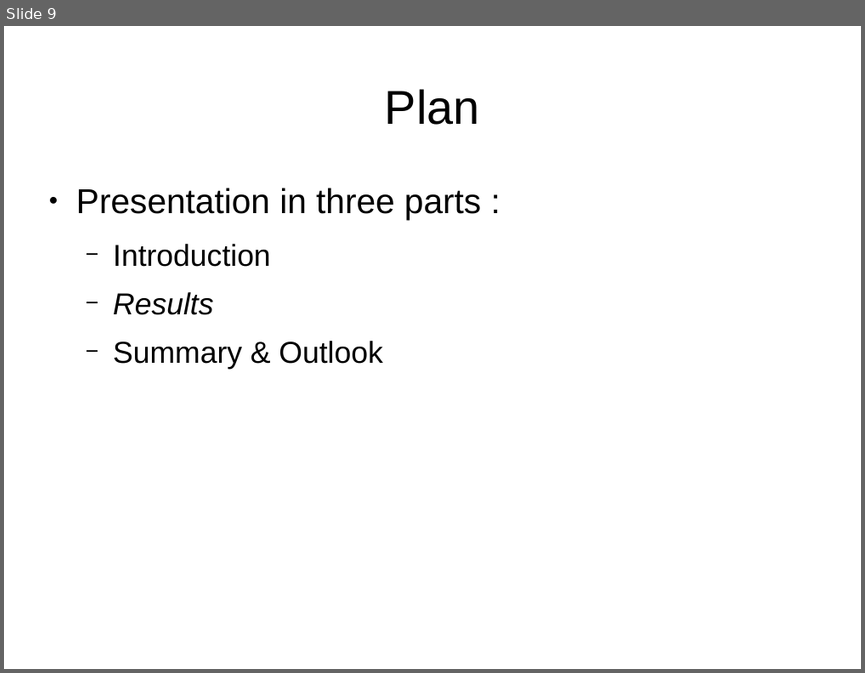
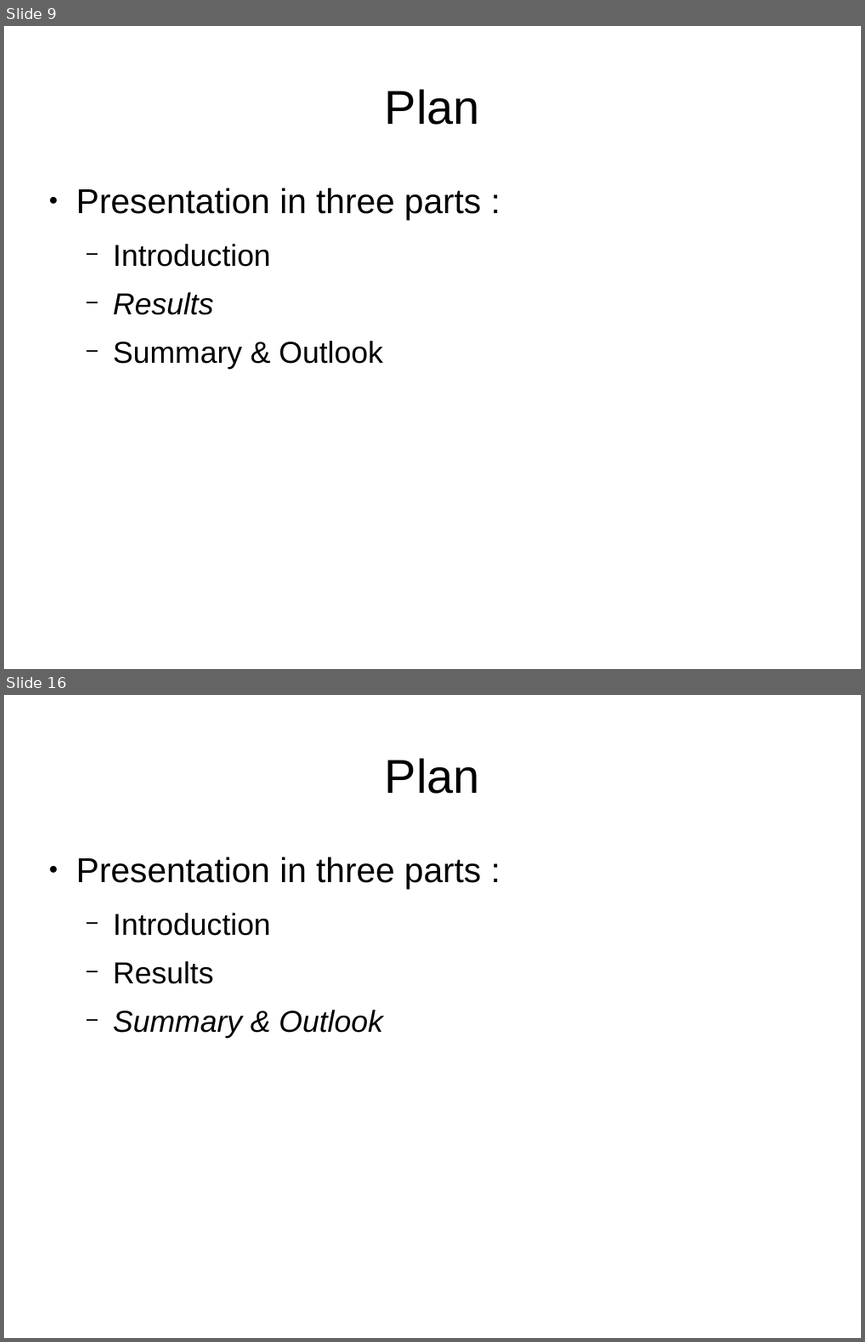
Before and after one commit to MaelleC/auditory-things, a slide deck: presentation/pres1.odp. Shown one above the other, each under a label of ours: slide 9 before the commit, slides 9 and 16 after it; the slides between them are not shown. The pictures are 865x673 and 865x1342 pixels, drawn with LibreOffice and Linux fonts; fonts in the diff are those of the drawing. Boxes give left, top, right and bottom in pixels: in the first picture for what was removed or moved away, otherwise in the second. Text is boxed around its words. In the diff, an @@ line names an element or a change of style, - is before the commit and + after.

```diff
--- a/presentation/pres1.odp
+++ b/presentation/pres1.odp
@@ slide 16 added at <box>4,695,861,1338</box>, background #FFFFFF @@
@@ title added at <box>385,758,480,794</box>, 44 pt, text #000000 @@
+Plan
@@ text added at <box>76,857,481,1038</box>, 28 pt, text #000000 @@
+● Presentation in three parts :
+  − Introduction
+  − Results
+  − Summary & Outlook
```
Also in this commit, not shown: 1 slide changed, 7 other slides added, 10 other files.
